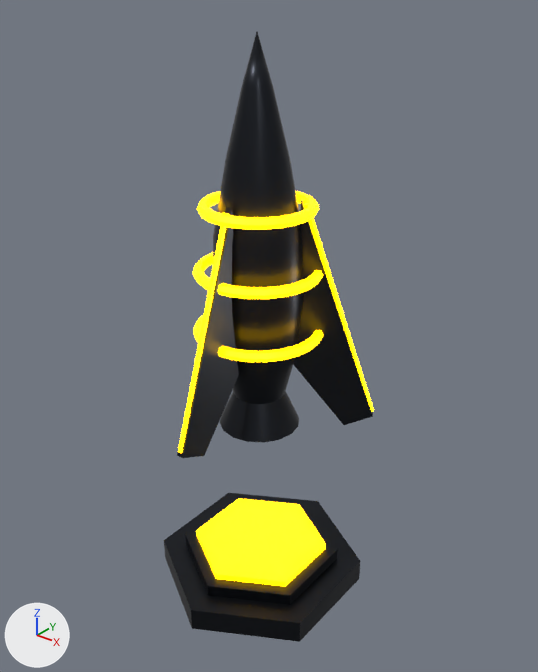
The glTF model public/models/pickup_boost.glb: old version first, new version second.
The view is the same before and after, from a camera (50 mm lens) standing at (0.962, -1.167, 1.415) and looking at (0.013, 0.019, 0.679). Lighting does not change. The marker at lower left points along +X, +Y and +Z. The first picture is the older version. Where no turn or scale is listed for an object, it has been applied to the vertices.

Before the edit, the objects in view are built like this:
```python
mat_p_glow_amber = principled_material('P_Glow_Amber')
mat_p_glow_amber.base_color = (1.0, 0.521, 0.0)  # yellow #ffbf00
mat_p_glow_amber.emission_color = (1.0, 0.521, 0.0)  # yellow #ffbf00
mat_p_glow_amber.emission_strength = 6.0
me_pickup_boost_base = bpy.data.meshes.new('pickup_boost_Base')
me_pickup_boost_base.from_pydata(...)  # a 6-sided cylinder along z spanning x -0.225..0.225, y -0.26..0.26, z 0.0..0.06, material slot 0; a 6-sided cylinder along z spanning x -0.173..0.173, y -0.2..0.2, z 0.06..0.09, material slot 0; a 6-sided cylinder along z spanning x -0.147..0.147, y -0.17..0.17, z 0.09..0.105, material slot 1
me_pickup_boost_base.materials.append(mat_p_metal)  # dark grey #2a2d33
me_pickup_boost_base.materials.append(mat_p_glow_amber)  # yellow #ffbf00, glowing yellow #ffbf00
me_pickup_boost_core = bpy.data.meshes.new('pickup_boost_Core')
me_pickup_boost_core.from_pydata(...)  # 641 vertices, 1250 faces; spans x -0.233..0.233, y -0.266..0.147, z -0.401..0.47
# faces by material slot: [290, 960]
me_pickup_boost_core.materials.append(mat_p_metal)  # dark grey #2a2d33
me_pickup_boost_core.materials.append(mat_p_glow_amber)  # yellow #ffbf00, glowing yellow #ffbf00
ob_base = bpy.data.objects.new('Base', me_pickup_boost_base)
ob_base.location = (0.0, 0.0, 0.0)
ob_core = bpy.data.objects.new('Core', me_pickup_boost_core)
ob_core.location = (0.0, 0.0, 0.85)
```
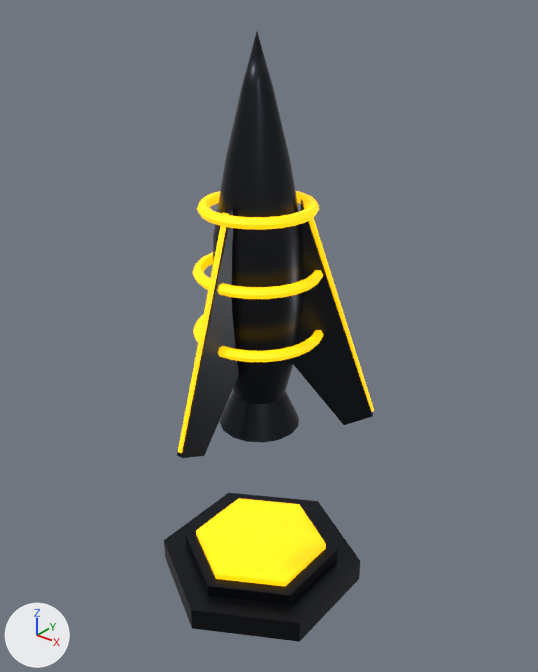
What changed in the scene script:
```text
Change mat_p_glow_amber:
    mat_p_glow_amber.emission_strength: 6.0 -> 1.0
```

Location of each change, [x1, y1, x2, y2] in pixels of the pictures (538 x 672 px):
'Core', surface changed
    both: [177, 187, 374, 457]
'Base', surface changed
    both: [192, 495, 330, 623]
